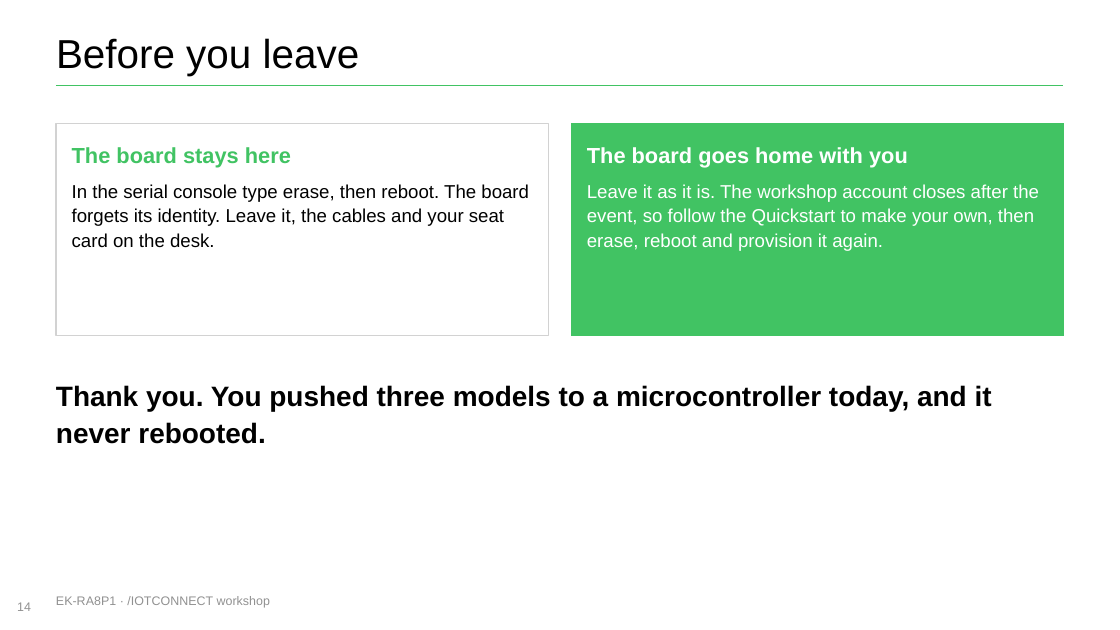
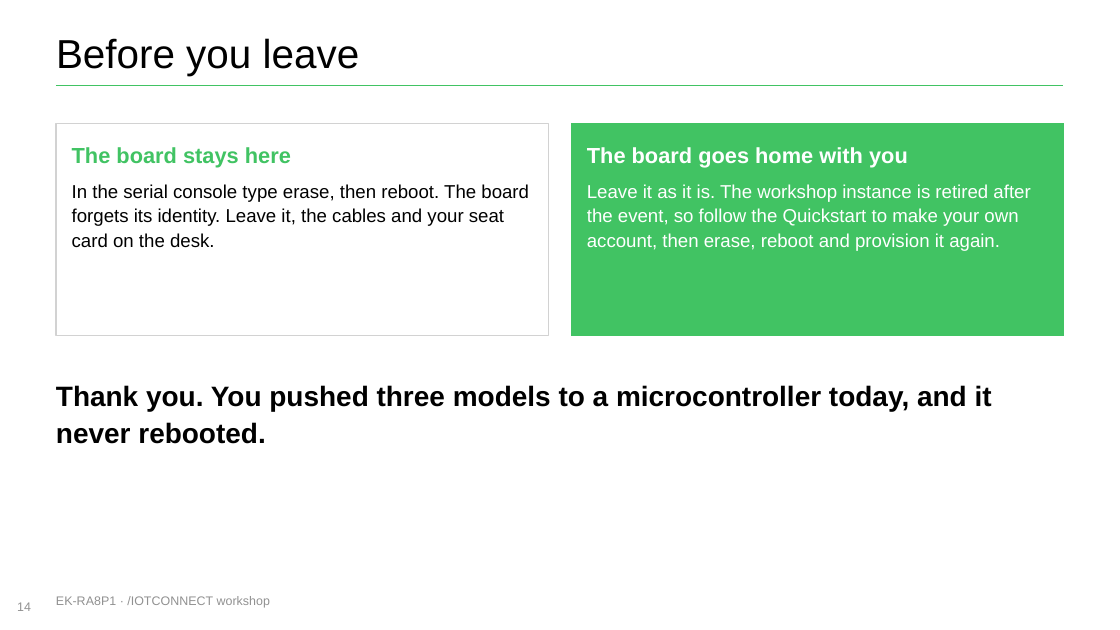
Before and after one commit to avnet-iotconnect/iotc-freertos-ek-ra8p1, a slide deck: slide 14 of docs/workshop/EK-RA8P1-workshop-deck-1-hour.pptx. Drawn at 1120x630 pixels with LibreOffice and Linux fonts; fonts in the diff are those of the drawing; background and template pictures are left out. Boxes give left, top, right and bottom in pixels: in the first picture for what was removed or moved away, otherwise in the second. Text is boxed around its words. In the diff, an @@ line names an element or a change of style, - is before the commit and + after.

```diff
--- a/docs/workshop/EK-RA8P1-workshop-deck-1-hour.pptx
+++ b/docs/workshop/EK-RA8P1-workshop-deck-1-hour.pptx
@@ text at [587,184,1030,251]: text changed @@
-Leave it as it is. The workshop account closes after the event, so follow the Quickstart to make your own, then erase, reboot and provision it again.
+Leave it as it is. The workshop instance is retired after the event, so follow the Quickstart to make your own account, then erase, reboot and provision it again.
```
Also in this commit, not shown: 3 other slides changed, 5 other files.
